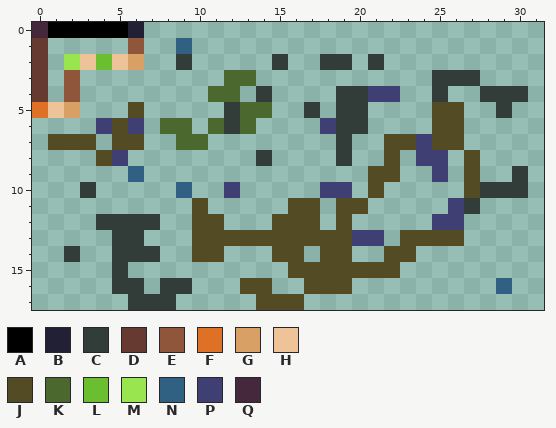
A pixel-art sprite gets an edit: assets/maps/test-room-one.png. The first picture shows the starting point.
The file is 32x18 pixels.
Palette (. is transparent): A #000000  B #222034  C #323c39  D #663931  E #8f563b  F #df7126  G #d9a066  H #eec39a  J #524b24  K #4b692f  L #6abe30  M #99e550  N #306082  P #3f3f74  Q #45283c
Pixels before, first column x 0:
 0 QAAAAAB........................
 1 D.....E..N.....................
 2 D.MHLHG..C.....C..CC.C.........
 3 D.E.........KK...........CCC...
 4 D.E........KK.C....CCPP..C..CCC
 5 FHG...J.....CKK..C.CC....JJ..C.
 6 ....PJP.KK.KCK....PCC....JJ....
 7 .JJJ.JJ..KK........C..JJPJJ....
 8 ....JP........C....C..J.PP.J...
 9 ......N..............JJ..P.J..C
10 ...C.....N..P.....PP.J.....JCCC
11 ..........J.....JJ.JJ.....PC...
12 ....CCCC..JJ...JJJ.J.....PP....
13 .....CC...JJJJJJJJJJPP.JJJJ....
14 ..C..CCC..JJ...JJ.JJ..JJ.......
15 .....C..........JJJJJJJ........
16 .....CC.CC...JJ..JJJ.........N.
17 ......CCC.....JJJ..............
New version:
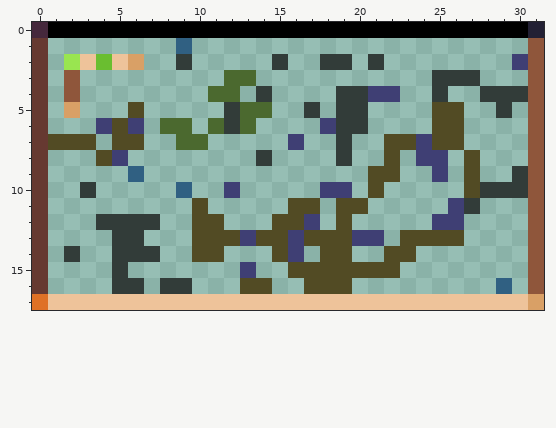
The exact change:
Colour A now appears in row 0 at x 7 to 30.
The author changed colour B to colour A in row 0 at x 6.
Colour B now appears in row 0 at x 31.
Colour D now appears in rows 6 to 16 at x 0.
The author changed colour F to colour D in row 5 at x 0.
Colour E now appears in rows 1 to 16 at x 31.
Colour F now appears in row 17 at x 0.
Colour G now appears in row 17 at x 31.
Colour H now appears in row 17 at x 1 to 5, 9 to 13 and 17 to 30.
The author changed colour C to colour H in row 17 at x 6 to 8.
The author changed colour J to colour H in row 17 at x 14 to 16.
Colour P now appears in row 2 at x 30; in row 7 at x 16; in row 15 at x 13.
The author changed colour J to colour P in row 12 at x 17; in row 13 at x 13 and 16; in row 14 at x 16.
The edit erases colour E in row 1 at x 6.
The edit erases colour H in row 5 at x 1.
